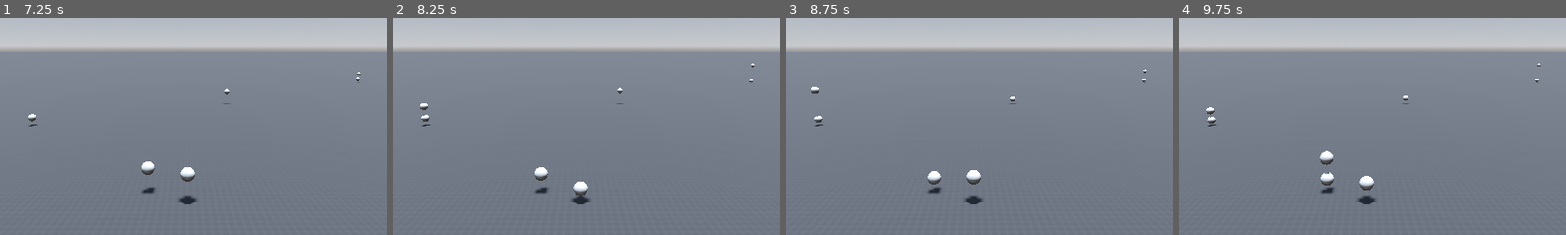
Above: before the commit, frames 1-4 (left to right).
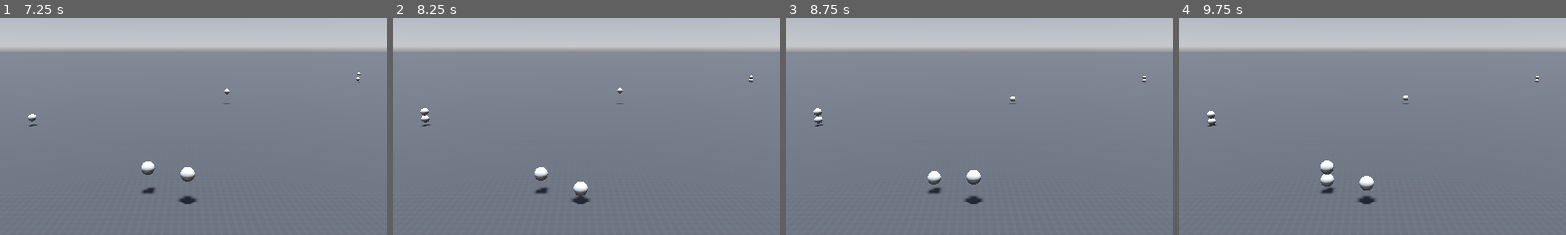
Above: after the commit, the same moments.

Repository: Shuflduf/Ball-Physics
Game: Godot game, scene res://main.tscn
Two runs of this game, one before a commit and one after it. Both use one fixed random seed, a clock stepped at 60 frames per second and the inputs below.
Inputs (mouse positions are % of the whole screen's width and height, from its top left):
- Up to frame 1 (7.25 s): tap Enter at 0.5 s; move the mouse to (72, 45) at 0.52 s; press the mouse at (72, 45) at 0.53 s; tap Space at 1.25 s; move the mouse to (30, 55) at 1.27 s; release the mouse at (30, 55) at 1.28 s; click (30, 55) at 1.35 s; move the mouse to (60, 28) at 2.02 s; press the mouse at (60, 28) at 2.03 s; move the mouse to (45, 70) at 2.77 s; release the mouse at (45, 70) at 2.78 s; click (45, 70) at 2.85 s; move the mouse to (80, 65) at 3.52 s; press the mouse at (80, 65) at 3.53 s; move the mouse to (20, 35) at 4.27 s; release the mouse at (20, 35) at 4.28 s; click (20, 35) at 4.35 s; move the mouse to (55, 50) at 5.02 s; press the mouse at (55, 50) at 5.03 s; move the mouse to (35, 25) at 5.77 s; release the mouse at (35, 25) at 5.78 s; click (35, 25) at 5.85 s; move the mouse to (72, 45) at 6.52 s; press the mouse at (72, 45) at 6.53 s
- Up to frame 2 (8.25 s): move the mouse to (30, 55) at 7.27 s; release the mouse at (30, 55) at 7.28 s; click (30, 55) at 7.35 s; move the mouse to (60, 28) at 8.02 s; press the mouse at (60, 28) at 8.03 s
- Up to frame 3 (8.75 s): no input
- Up to frame 4 (9.75 s): move the mouse to (45, 70) at 8.77 s; release the mouse at (45, 70) at 8.78 s; click (45, 70) at 8.85 s; move the mouse to (80, 65) at 9.52 s; press the mouse at (80, 65) at 9.53 s
The pictures show only the part of the screen within x 26-76%, y 30-80%; the shares and areas given below are measured in that part.

Frame 1 is identical in both runs. In frame 2, 0.2% of the frame differs, in the area x 7-94%, y 20-49%; in frame 3, 0.2%; in frame 4, 0.6%, in the area x 7-94%, y 20-78%.

Commit message:
fixed prev commit

Diff:
--- a/Main.gd
+++ b/Main.gd
@@ -18,6 +18,7 @@
 # Called every frame. 'delta' is the elapsed time since the previous frame.
 func _process(delta: float) -> void:
 	var all_balls = balls.get_children()
+	var checked_balls = []
 
 	for ball: Ball in all_balls:
 		ball.force += ball.mass * Vector3(0, GRAVITY, 0)
@@ -27,11 +28,10 @@
 			ball.velocity.y *= -damping
 
 		for other_ball: Ball in all_balls:
-			if other_ball == ball:
+			if other_ball == ball and other_ball not in checked_balls:
 				continue
 			if (ball.position - other_ball.position).length() < ball.radius + other_ball.radius:
-				#all_balls.erase(ball)
-				#all_balls.erase(other_ball)
+				checked_balls.push_back(ball)
 				report_collision(ball, other_ball)
 
 		ball.position += ball.velocity * delta
@@ -57,5 +57,5 @@
 
 	print(impulse)
 
-	first_ball.velocity *= impulse
+	first_ball.velocity *= -impulse
 	second_ball.velocity *= impulse
